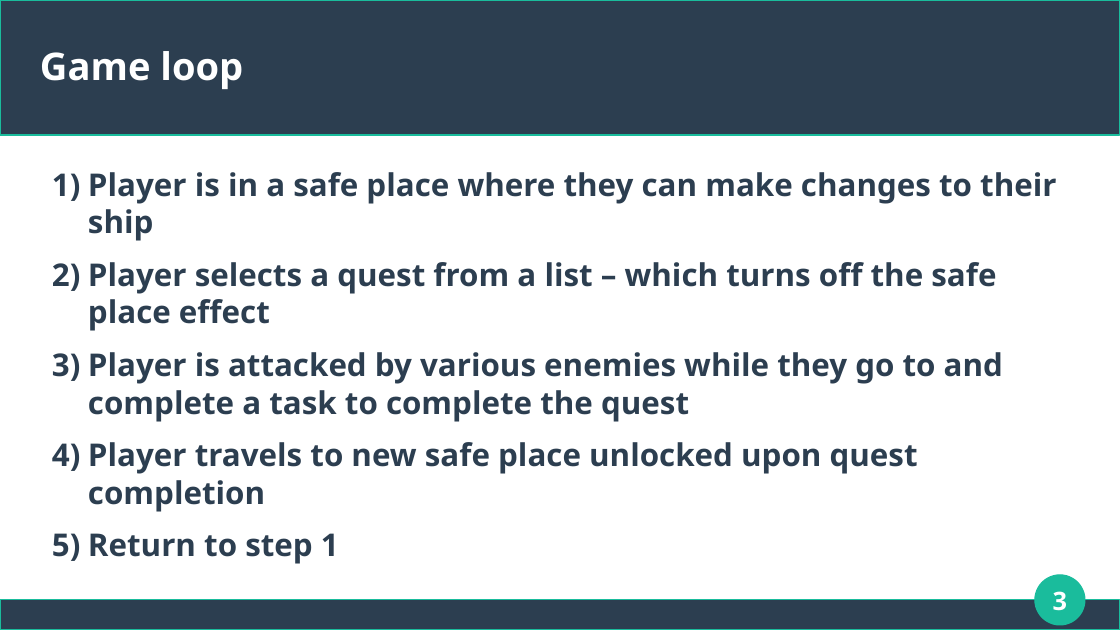
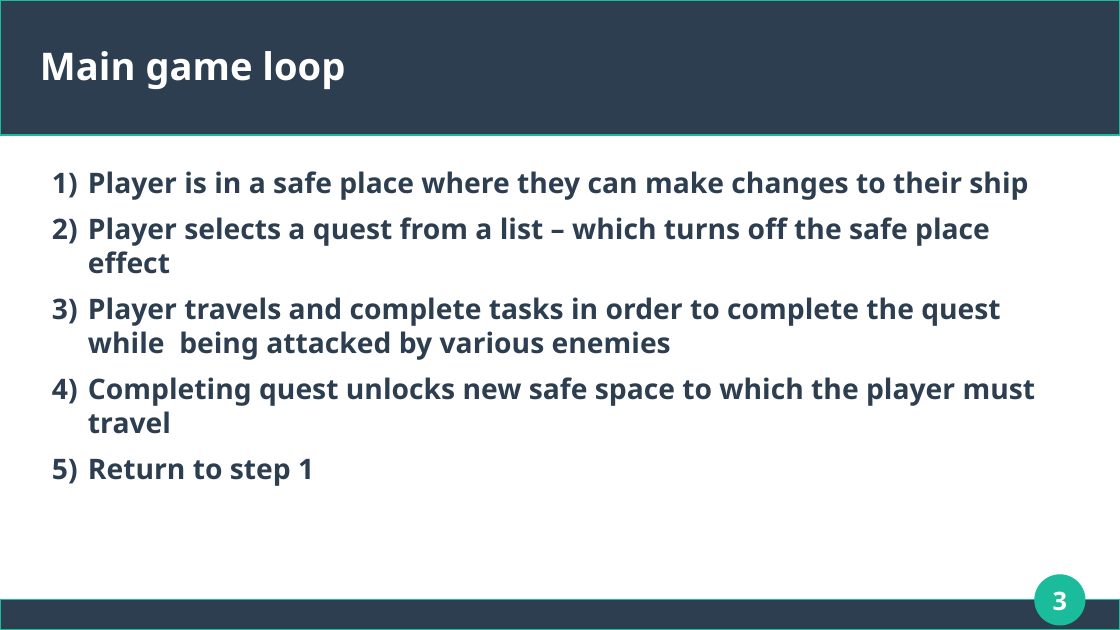
Before and after one commit to ktosox/Tool_Box_2, a slide deck: slide 3 of projects/vam-pirate_ship-vivors_2/GDD.odp. Drawn at 1120x630 pixels with LibreOffice and Linux fonts; fonts in the diff are those of the drawing. Boxes give left, top, right and bottom in pixels: in the first picture for what was removed or moved away, otherwise in the second. Text is boxed around its words. In the diff, an @@ line names an element or a change of style, - is before the commit and + after.

Commit message:
WIP to the ship prototype

```diff
--- a/projects/vam-pirate_ship-vivors_2/GDD.odp
+++ b/projects/vam-pirate_ship-vivors_2/GDD.odp
@@ title at box(40, 51, 345, 89): text changed @@
-Game loop
+Main game loop
@@ text at box(88, 171, 1028, 486): size 22.2 to 20 pt in "Player is in a safe place where ...", "Player selects a quest from a list ...", "Return to step 1"; less space between paragraphs @@
@@ text at box(88, 297, 1036, 434): text changed; size 22.2 to 20 pt @@
-3) Player is attacked by various enemies while they go to and complete a task to complete the quest
-4) Player travels to new safe place unlocked upon quest completion
+3) Player travels and complete tasks in order to complete the quest while being attacked by various enemies
+4) Completing quest unlocks new safe space to which the player must travel
```
Also in this commit, not shown: 4 other slides changed, 1 slide added, 5 other files.
